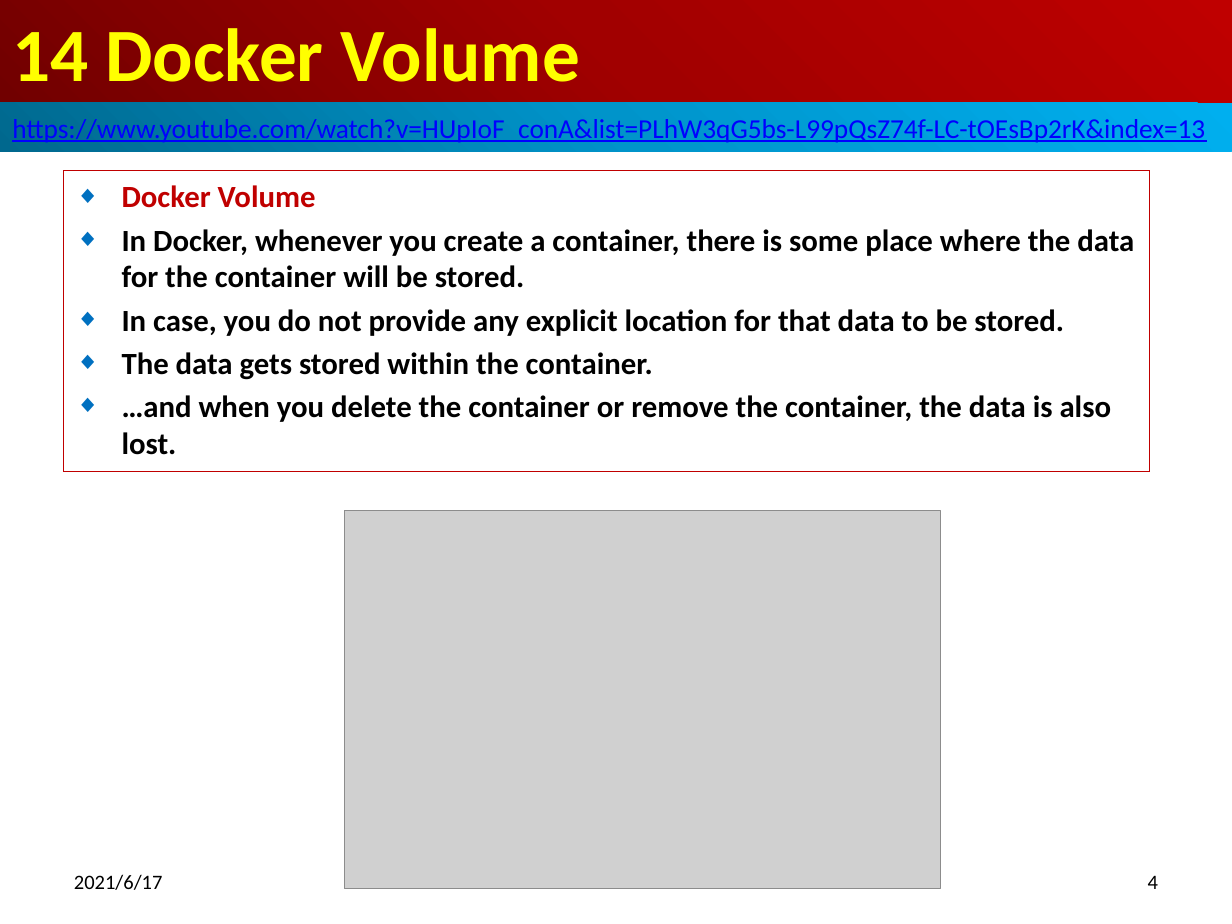
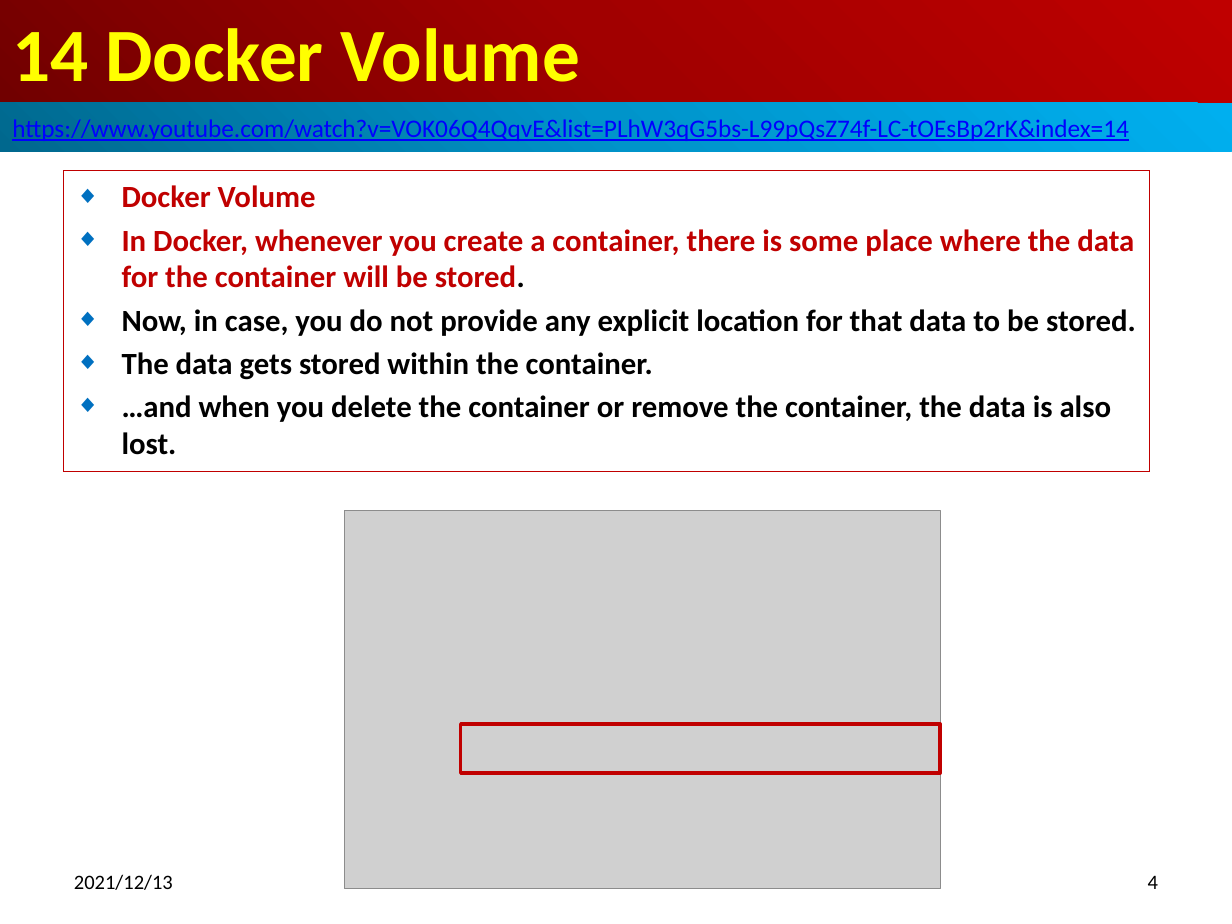
Before and after one commit to peterhchen/800-Docker, a slide deck: slide 4 of 14_DockerVolume.pptx. Drawn at 1232x924 pixels with LibreOffice and Linux fonts; fonts in the diff are those of the drawing; grey boxes stand for pictures. Boxes give left, top, right and bottom in pixels: in the first picture for what was removed or moved away, otherwise in the second. Text is boxed around its words. In the diff, an @@ line names an element or a change of style, - is before the commit and + after.

```diff
--- a/14_DockerVolume.pptx
+++ b/14_DockerVolume.pptx
@@ text in rectangle at [12,116,1129,143]: text changed; size 16 to 14.8 pt @@
-https://www.youtube.com/watch?v=HUpIoF_conA&list=PLhW3qG5bs-L99pQsZ74f-LC-tOEsBp2rK&index=13
+https://www.youtube.com/watch?v=VOK06Q4QqvE&list=PLhW3qG5bs-L99pQsZ74f-LC-tOEsBp2rK&index=14
@@ subtitle at [122,229,1134,288]: text colour #000000 to #C00000 in "In Docker, whenever you create a container, ..." @@
@@ subtitle at [122,309,1136,336]: text changed @@
-◆ In case, you do not provide any explicit location for that data to be stored.
+◆ Now, in case, you do not provide any explicit location for that data to be stored.
@@ rectangle added at [461,724,940,774], outline #C00000 2 pt @@
@@ text at [74,874,173,890]: text changed @@
-2021/6/17
+2021/12/13
```
Also in this commit, not shown: 47 other slides changed, 3 slides added, 1 slide removed, 2 other files.
